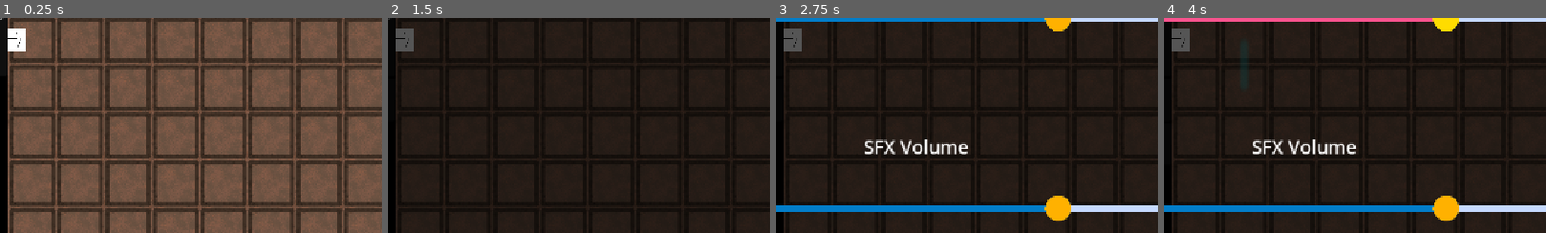
Above: before the commit, frames 1-4 (left to right).
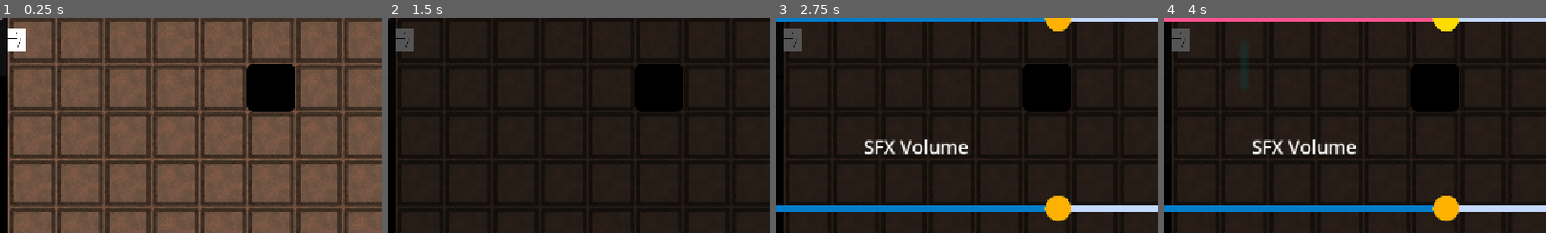
Above: after the commit, the same moments.

Repository: Wallted/ldjam-60
Game: Godot game, scene res://main.tscn
Two runs of this game, one before a commit and one after it. Both use one fixed random seed, a clock stepped at 60 frames per second and the inputs below. The engine's default icon, where the game draws it, is replaced by a stand-in: a white triangle on a blue panel in a dark square.
Inputs (mouse positions are % of the whole screen's width and height, from its top left):
- Up to frame 1 (0.25 s): no input
- Up to frame 2 (1.5 s): tap Enter at 0.5 s; move the mouse to (3, 17) at 0.52 s; hold W 0.53-1.25 s; tap R (rotate) at 0.6 s; click (3, 17) at 0.67 s; click (84, 5) at 1.25 s
- Up to frame 3 (2.75 s): click (95, 5) at 2 s
- Up to frame 4 (4 s): tap Space at 2.75 s; move the mouse to (30, 55) at 2.77 s; tap T at 2.85 s; tap Enter at 3.5 s; move the mouse to (3, 50) at 3.52 s; hold W from 3.53 s (still down); tap R (rotate) at 3.6 s; click (3, 50) at 3.67 s
The pictures show only the part of the screen within x 21-71%, y 45-95%; the shares and areas given below are measured in that part.

The runs differ from the first frame. In frame 1, 2.8% of the frame differs, in the area x 64-78%, y 21-44%; in frame 2, 2.2%; in frame 3, 2.2%; in frame 4, 2.2%.

Commit message:
feature: add rocks
Signed-off-by: Grzegorz Choinski <grzegorzchoinski97@gmail.com>

Diff:
--- a/game/game.tscn
+++ b/game/game.tscn
@@ -7,6 +7,7 @@
 [ext_resource type="Script" uid="uid://5qdsl01hgnkk" path="res://game/door_resource.gd" id="4_ryrav"]
 [ext_resource type="Script" uid="uid://ce4p6kiokhrtc" path="res://game/gateway_resource.gd" id="6_u5opy"]
 [ext_resource type="Texture2D" uid="uid://rcf51jdb0ww7" path="res://icon.svg" id="7_y36n6"]
+[ext_resource type="Script" uid="uid://fcj36or2snhq" path="res://game/rock_resource.gd" id="8_y36n6"]
 
 [sub_resource type="Resource" id="Resource_bvpig"]
 script = ExtResource("4_ryrav")
@@ -53,6 +54,11 @@
 script = ExtResource("6_u5opy")
 coord = Vector2(0, 3)
 metadata/_custom_type_script = "uid://ce4p6kiokhrtc"
+
+[sub_resource type="Resource" id="Resource_l8g03"]
+script = ExtResource("8_y36n6")
+coord = Vector2(5, 5)
+metadata/_custom_type_script = "uid://fcj36or2snhq"
 
 [node name="Game" type="Node2D" unique_id=1995553335]
 script = ExtResource("1_fc0e3")
@@ -107,6 +113,7 @@
 parent_room = NodePath("../FirstRoom2p5")
 doors = Array[ExtResource("4_ryrav")]([SubResource("Resource_fhkfd"), SubResource("Resource_7jktm")])
 gateways = Array[ExtResource("6_u5opy")]([SubResource("Resource_dxrkv"), SubResource("Resource_u5opy"), SubResource("Resource_y36n6")])
+rocks = Array[ExtResource("8_y36n6")]([SubResource("Resource_l8g03")])
 
 [connection signal="level_changed" from="RoomManager" to="." method="_on_room_manager_level_changed"]
 [connection signal="room_finished" from="RoomManager" to="." method="_on_room_manager_room_finished"]
--- a/game/game_room.gd
+++ b/game/game_room.gd
@@ -29,6 +29,8 @@
 var doors: Array[Door]
 @export
 var gateways: Array[Gateway]
+@export
+var rocks: Array[Rock]
 
 var room_finished: bool
 var room_powered: bool:
@@ -67,6 +69,7 @@
 	_setup_tiles()
 	_setup_doors()
 	_setup_gateways()
+	_setup_rocks()
 	(collision_shape_2d.shape as RectangleShape2D).size = room_size
 	(sprite_2d.texture as PlaceholderTexture2D).size = room_size
 	scale = Vector2.ONE * pow(3.0, scale_ratio)
@@ -112,6 +115,12 @@
 		var _tile = get_tile(_gateway.coord)
 		_tile.enable_gateway(_gateway)
 		gateway_list.append(_tile)
+
+func _setup_rocks() -> void:
+	for _rock in rocks:
+		RoomManager._trim_paths_of_neighbors(_rock.coord, self)
+		var _tile = get_tile(_rock.coord)
+		_tile.enable_rock(_rock)
 
 func check_is_room_finished(signal_finished: Signal) -> bool:
 	var _room_powered = room_powered
--- /dev/null
+++ b/game/rock_resource.gd
@@ -0,0 +1,7 @@
+extends Resource
+class_name Rock
+
+@export
+var coord: Vector2
+@export
+var texture: Texture2D = preload("res://icon.svg")
--- a/game/room_manager.gd
+++ b/game/room_manager.gd
@@ -1,4 +1,5 @@
 extends Node2D
+class_name RoomManager
 
 signal level_changed(person_type: Enums.PersonType)
 signal room_finished(room: GameRoom)
@@ -182,7 +183,7 @@
 		_trim_paths_of_neighbors(tile.local_coords, room)
 
 
-func _trim_paths_of_neighbors(unavailable_tile_local_coords: Vector2, room: GameRoom) -> void:
+static func _trim_paths_of_neighbors(unavailable_tile_local_coords: Vector2, room: GameRoom) -> void:
 	var south_tile := room.get_tile(unavailable_tile_local_coords + Vector2.DOWN, true)
 	var east_tile := room.get_tile(unavailable_tile_local_coords + Vector2.RIGHT, true)
 	if south_tile != null:
--- a/game/tile.gd
+++ b/game/tile.gd
@@ -74,6 +74,16 @@
 	gateway.texture = _gateway.texture
 	add_child(gateway)
 
+func enable_rock(_rock: Rock) -> void:
+	var rock = Sprite2D.new()
+	rock.modulate = Color.BLACK
+	rock.texture = _rock.texture
+	add_child(rock) # todo: switch to multimesh igfuess xfdas
+
+	for _child in get_children():
+		if _child is PathSegment:
+			_child.queue_free()
+
 func rotate_tile() -> void:
 	var offset = Vector2(4.0, 4.0)
 	var temp_coord = coords - offset
Not shown, added: game/rock_resource.gd.uid
